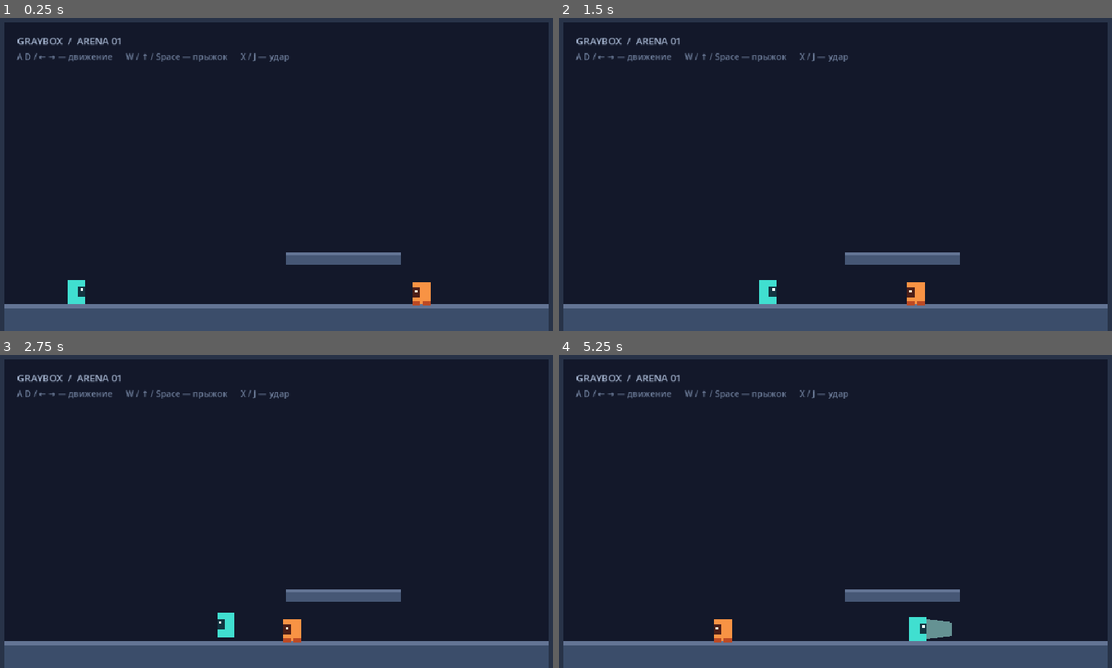
Above: before the commit, frames 1-4 (two rows, left to right).
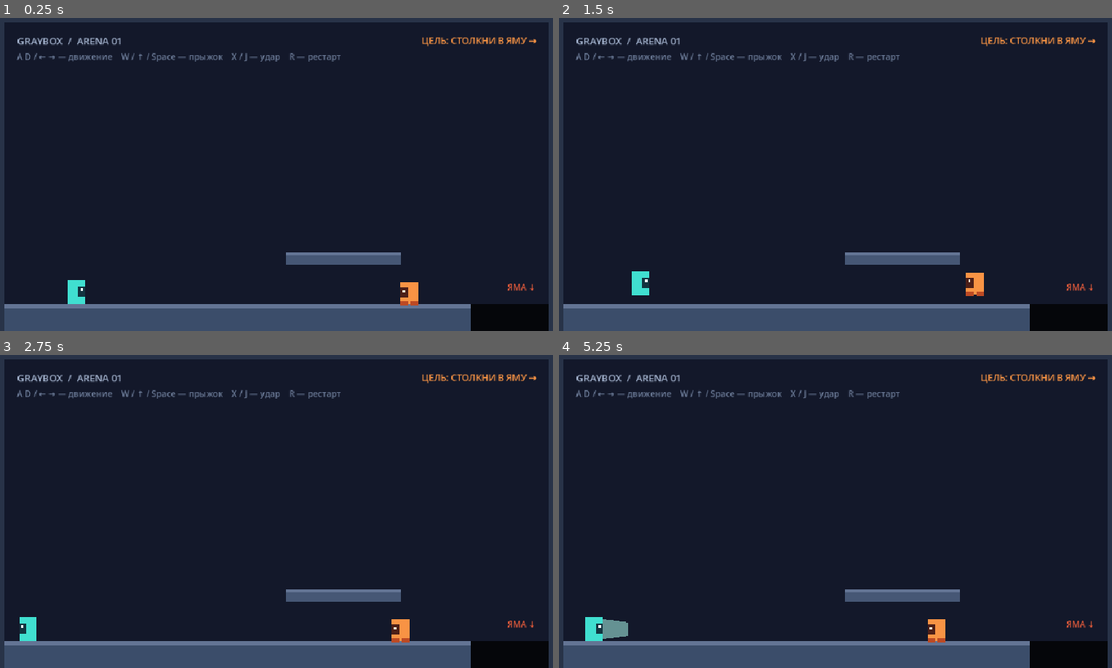
Above: after the commit, the same moments.

Repository: Vinatorul/pivotfall
Game: Godot game, scene res://scenes/arena.tscn
Two runs of this game, one before a commit and one after it. Both use one fixed random seed, a clock stepped at 60 frames per second and the inputs below.
Inputs:
- Up to frame 1 (0.25 s): no input
- Up to frame 2 (1.5 s): tap Enter (ui_accept) at 0.5, 0.77 s; hold Right (ui_right) from 0.53 s (still down); tap R at 0.6, 1.35 s
- Up to frame 3 (2.75 s): tap Enter (ui_accept) at 1.52 s; release Right (ui_right) at 2.03 s; hold Left (ui_left) from 2.03 s (still down); tap X at 2.1 s; tap R at 2.3 s
- Up to frame 4 (5.25 s): release Left (ui_left) at 2.78 s; hold Right (ui_right) 2.78-4.28 s; tap J at 2.85 s; tap Enter (ui_accept) at 3.02, 3.77, 4.52 s; tap R at 3.05, 3.6, 4.35 s; hold Left (ui_left) 4.28-5.03 s; hold Right (ui_right) from 5.03 s (still down); tap X at 5.1 s

The runs differ from the first frame. In frame 1, 2.3% of the frame differs, in the area x 21-100%, y 6-100%; in frame 2, 2.9%; in frame 3, 2.9%; in frame 4, 3.3%, in the area x 4-100%, y 6-100%.

Commit message:
feat: add pit and arena restart loop

Diff:
--- a/scenes/arena.tscn
+++ b/scenes/arena.tscn
@@ -1,10 +1,11 @@
-[gd_scene load_steps=7 format=3]
+[gd_scene load_steps=9 format=3]
 
 [ext_resource type="PackedScene" path="res://scenes/player.tscn" id="1_player"]
 [ext_resource type="PackedScene" path="res://scenes/patrol_enemy.tscn" id="2_patrol"]
+[ext_resource type="Script" path="res://scripts/arena.gd" id="3_arena"]
 
 [sub_resource type="RectangleShape2D" id="RectangleShape2D_floor"]
-size = Vector2(960, 44)
+size = Vector2(768, 44)
 
 [sub_resource type="RectangleShape2D" id="RectangleShape2D_wall"]
 size = Vector2(32, 540)
@@ -15,7 +16,11 @@
 [sub_resource type="RectangleShape2D" id="RectangleShape2D_platform"]
 size = Vector2(190, 20)
 
+[sub_resource type="RectangleShape2D" id="RectangleShape2D_death_zone"]
+size = Vector2(960, 120)
+
 [node name="Arena" type="Node2D"]
+script = ExtResource("3_arena")
 
 [node name="Background" type="Polygon2D" parent="."]
 z_index = -10
@@ -27,17 +32,27 @@
 polygon = PackedVector2Array(32, 32, 928, 32, 928, 496, 32, 496)
 color = Color(0.075, 0.098, 0.165, 1)
 
+[node name="PitDepth" type="Polygon2D" parent="."]
+z_index = -8
+polygon = PackedVector2Array(800, 496, 928, 496, 928, 540, 800, 540)
+color = Color(0.02, 0.024, 0.043, 1)
+
+[node name="PitLip" type="Polygon2D" parent="."]
+z_index = -7
+polygon = PackedVector2Array(792, 496, 800, 496, 800, 540, 792, 540)
+color = Color(0.925, 0.365, 0.231, 1)
+
 [node name="Geometry" type="Node2D" parent="."]
 
 [node name="Floor" type="StaticBody2D" parent="Geometry"]
-position = Vector2(480, 518)
+position = Vector2(416, 518)
 
 [node name="Visual" type="Polygon2D" parent="Geometry/Floor"]
-polygon = PackedVector2Array(-480, -22, 480, -22, 480, 22, -480, 22)
+polygon = PackedVector2Array(-384, -22, 384, -22, 384, 22, -384, 22)
 color = Color(0.235, 0.302, 0.416, 1)
 
 [node name="TopEdge" type="Polygon2D" parent="Geometry/Floor"]
-polygon = PackedVector2Array(-480, -22, 480, -22, 480, -16, -480, -16)
+polygon = PackedVector2Array(-384, -22, 384, -22, 384, -16, -384, -16)
 color = Color(0.392, 0.455, 0.584, 1)
 
 [node name="CollisionShape2D" type="CollisionShape2D" parent="Geometry/Floor"]
@@ -93,7 +108,15 @@
 position = Vector2(150, 450)
 
 [node name="PatrolEnemy" parent="." instance=ExtResource("2_patrol")]
-position = Vector2(740, 450)
+position = Vector2(720, 450)
+
+[node name="DeathZone" type="Area2D" parent="."]
+position = Vector2(480, 600)
+collision_layer = 0
+collision_mask = 6
+
+[node name="CollisionShape2D" type="CollisionShape2D" parent="DeathZone"]
+shape = SubResource("RectangleShape2D_death_zone")
 
 [node name="UI" type="CanvasLayer" parent="."]
 
@@ -106,11 +129,31 @@
 theme_override_font_sizes/font_size = 16
 text = "GRAYBOX  /  ARENA 01"
 
+[node name="Status" type="Label" parent="UI"]
+offset_left = 580.0
+offset_top = 50.0
+offset_right = 908.0
+offset_bottom = 78.0
+theme_override_colors/font_color = Color(0.973, 0.58, 0.267, 1)
+theme_override_font_sizes/font_size = 15
+text = "ЦЕЛЬ: СТОЛКНИ В ЯМУ →"
+horizontal_alignment = 2
+
 [node name="Controls" type="Label" parent="UI"]
 offset_left = 52.0
 offset_top = 78.0
-offset_right = 760.0
+offset_right = 908.0
 offset_bottom = 105.0
 theme_override_colors/font_color = Color(0.439, 0.502, 0.616, 1)
 theme_override_font_sizes/font_size = 14
-text = "A D / ← → — движение      W / ↑ / Space — прыжок      X / J — удар"
+text = "A D / ← → — движение    W / ↑ / Space — прыжок    X / J — удар    R — рестарт"
+
+[node name="PitMarker" type="Label" parent="UI"]
+offset_left = 824.0
+offset_top = 458.0
+offset_right = 908.0
+offset_bottom = 486.0
+theme_override_colors/font_color = Color(0.925, 0.365, 0.231, 1)
+theme_override_font_sizes/font_size = 14
+text = "ЯМА ↓"
+horizontal_alignment = 2
--- a/scenes/patrol_enemy.tscn
+++ b/scenes/patrol_enemy.tscn
@@ -5,7 +5,7 @@
 [sub_resource type="RectangleShape2D" id="RectangleShape2D_patrol"]
 size = Vector2(30, 36)
 
-[node name="PatrolEnemy" type="CharacterBody2D"]
+[node name="PatrolEnemy" type="CharacterBody2D" groups=["enemies"]]
 collision_layer = 4
 collision_mask = 1
 floor_snap_length = 6.0
--- /dev/null
+++ b/scripts/arena.gd
@@ -0,0 +1,53 @@
+class_name Arena
+extends Node2D
+
+@export var fall_restart_delay := 0.45
+@export var clear_restart_delay := 1.25
+
+@onready var death_zone: Area2D = $DeathZone
+@onready var status_label: Label = $UI/Status
+
+var enemies_remaining := 0
+var restart_scheduled := false
+
+
+func _ready() -> void:
+	enemies_remaining = get_tree().get_nodes_in_group("enemies").size()
+	death_zone.body_entered.connect(_on_death_zone_body_entered)
+
+
+func _input(event: InputEvent) -> void:
+	if (
+		event is InputEventKey
+		and event.pressed
+		and not event.echo
+		and event.physical_keycode == KEY_R
+	):
+		_reload_scene()
+
+
+func _on_death_zone_body_entered(body: Node2D) -> void:
+	if restart_scheduled:
+		return
+
+	if body is Player:
+		status_label.text = "ПАДЕНИЕ  /  ПЕРЕЗАПУСК..."
+		_schedule_restart(fall_restart_delay)
+		return
+
+	if body.is_in_group("enemies"):
+		body.queue_free()
+		enemies_remaining = maxi(enemies_remaining - 1, 0)
+
+		if enemies_remaining == 0:
+			status_label.text = "АРЕНА ПРОЙДЕНА  /  ПЕРЕЗАПУСК..."
+			_schedule_restart(clear_restart_delay)
+
+
+func _schedule_restart(delay: float) -> void:
+	restart_scheduled = true
+	get_tree().create_timer(delay).timeout.connect(_reload_scene)
+
+
+func _reload_scene() -> void:
+	get_tree().reload_current_scene()
Not shown, added: scripts/arena.gd.uid
Not shown, changed: README.md
Not shown, changed: docs/WORKLOG.md
